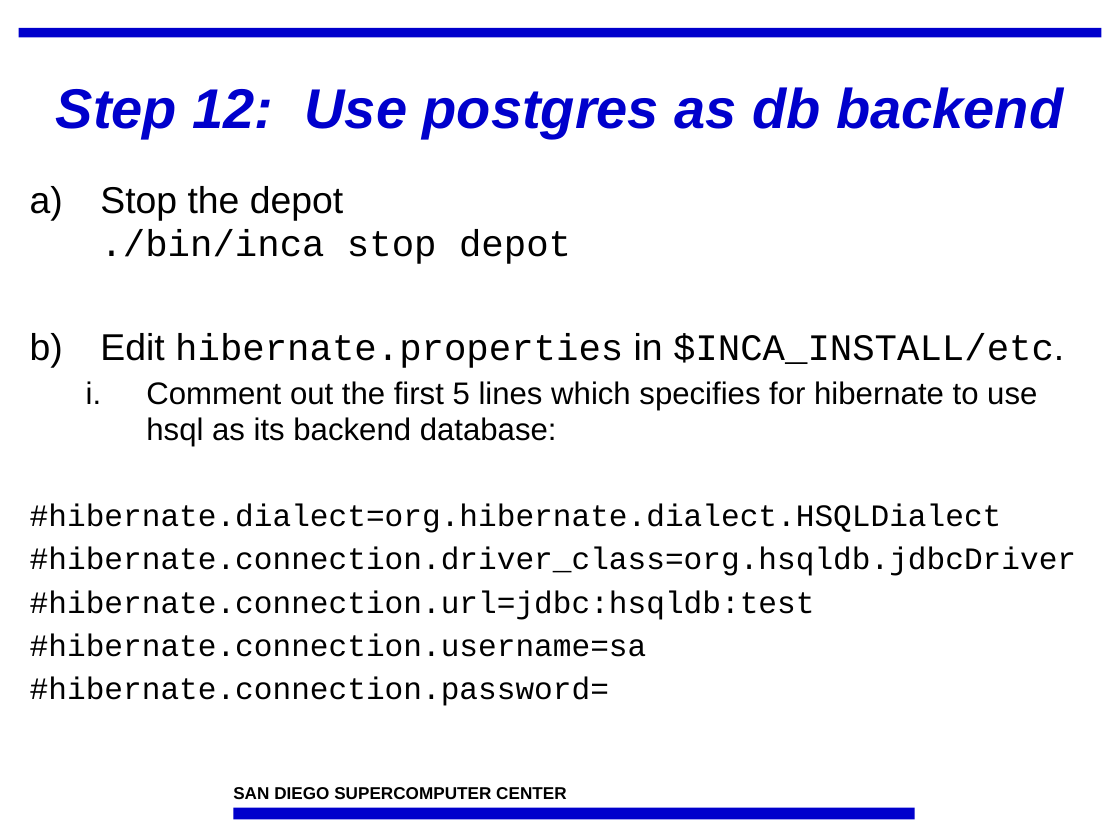
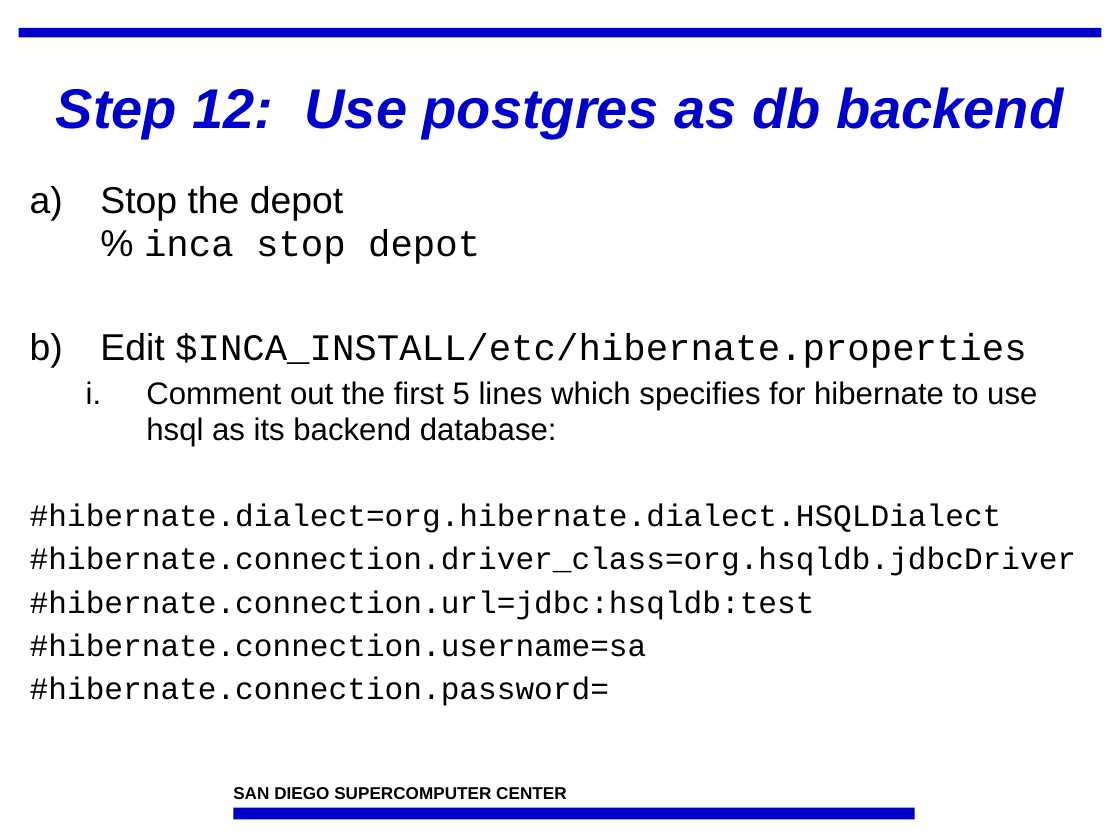
Before and after one commit to IncaProject/inca-xsede, a slide deck: slide 21 of talks/feb-06-workshop/deploy2.ppt. Drawn at 1120x840 pixels with LibreOffice and Linux fonts; fonts in the diff are those of the drawing; background and template pictures are left out. Boxes give left, top, right and bottom in pixels: in the first picture for what was removed or moved away, otherwise in the second. Text is boxed around its words. In the diff, an @@ line names an element or a change of style, - is before the commit and + after.

```diff
--- a/talks/feb-06-workshop/deploy2.ppt
+++ b/talks/feb-06-workshop/deploy2.ppt
@@ text at [100, 186, 1027, 368]: text changed @@
-a) Stop the depot
-   ./bin/inca stop depot
-b) Edit hibernate.properties in $INCA_INSTALL/etc.
+a) Stop the depot
+   % inca stop depot
+b) Edit $INCA_INSTALL/etc/hibernate.properties
```
Also in this commit, not shown: 6 other slides changed.
